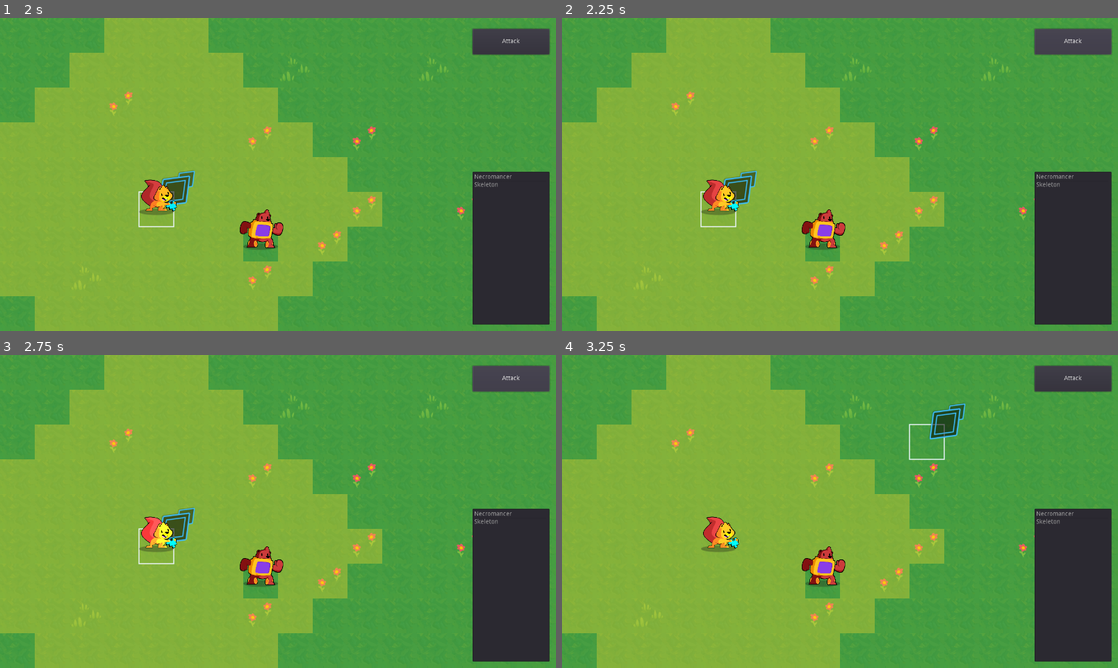
Above: before the commit, frames 1-4 (two rows, left to right).
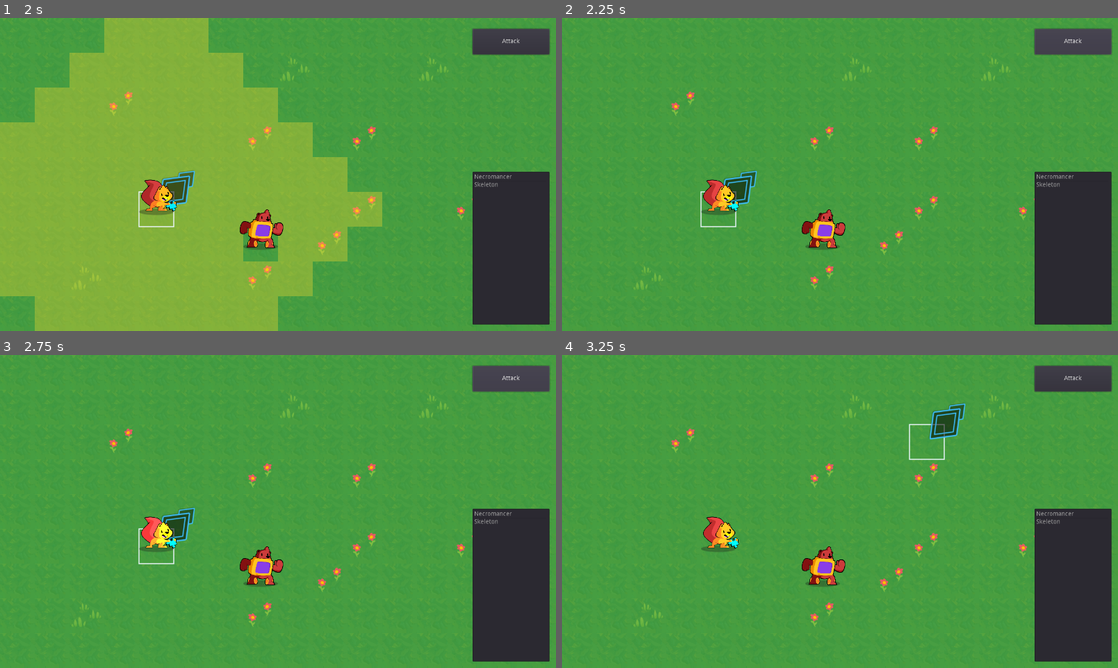
Above: after the commit, the same moments.

Repository: Zemeio/necromancy
Game: Godot game, scene res://Main.tscn
Same seed, same stepped clock (60 frames per second), same inputs: the game is played once before the commit and once after it.
Inputs (mouse positions are in pixels of both pictures, inside the frame that each line leads up to):
- Up to frame 1 (2 s): tap Enter (ui_accept) at 0.5, 0.77, 1.25, 1.52 s; move the mouse to (400, 158) at 0.52 s; press the mouse at (400, 158) at 0.53 s; hold Right (ui_right) 0.53-1.28 s; move the mouse to (166, 190) at 1.27 s; release the mouse at (166, 190) at 1.28 s; hold Down (ui_down) from 1.28 s (still down); click (166, 190) at 1.35 s
- Up to frame 2 (2.25 s): release Down (ui_down) at 2 s; click "Attack" at 2 s
- Up to frame 3 (2.75 s): no input
- Up to frame 4 (3.25 s): tap Enter (ui_accept) at 2.75 s; move the mouse to (895, 442) at 2.77 s; press the mouse at (895, 442) at 2.78 s; hold Right (ui_right) from 2.78 s (still down)

Frame 1 is identical in both runs. In frame 2, 48% of the frame differs, in the area x 0-69%, y 0-100%; in frame 3, 48%; in frame 4, 48%.
Error before the commit: Invalid get index 'attack_range' (on base: 'Nil'). (res://GameBoard/GameBoard.gd:67)

Commit message:
Add default dummy weapon for Characters so they don't bug when trying to attack

Diff:
--- a/Main.tscn
+++ b/Main.tscn
@@ -1,8 +1,9 @@
-[gd_scene load_steps=8 format=2]
+[gd_scene load_steps=9 format=2]
 
 [ext_resource path="res://Scenes/Board/GameBoard.tscn" type="PackedScene" id=1]
 [ext_resource path="res://Character/Skeleton.tscn" type="PackedScene" id=2]
 [ext_resource path="res://Scripts/Character/CharacterInfo.gd" type="Script" id=3]
+[ext_resource path="res://Scripts/Character/Attacks/dummy_attack.tres" type="Resource" id=4]
 [ext_resource path="res://Background/Map.tscn" type="PackedScene" id=10]
 [ext_resource path="res://Character/Character.tscn" type="PackedScene" id=11]
 
@@ -10,12 +11,14 @@
 script = ExtResource( 3 )
 Name = "Necromancer"
 MAXHP = 100
+main_attack = ExtResource( 4 )
 act_speed = 5
 
 [sub_resource type="Resource" id=2]
 script = ExtResource( 3 )
 Name = "Skeleton"
 MAXHP = 100
+main_attack = ExtResource( 4 )
 act_speed = 5
 
 [node name="Main" type="Node2D"]
--- a/Scripts/Character/CharacterInfo.gd
+++ b/Scripts/Character/CharacterInfo.gd
@@ -11,7 +11,9 @@
 #var POS posição do personagem no mapa
 #var MP controla a quantidade de magia que um personagem pode usar
 
+const dummy_attack = preload("res://Scripts/Character/Attacks/dummy_attack.tres")
+
 # type: Attack
-export var main_attack: Resource
+export var main_attack: Resource = dummy_attack
 
 export var act_speed := 5
